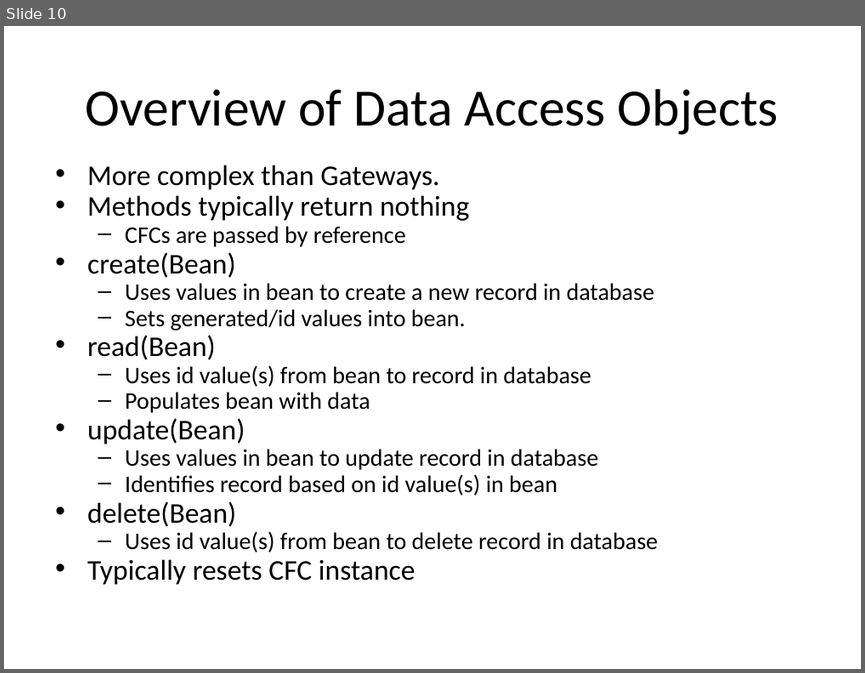
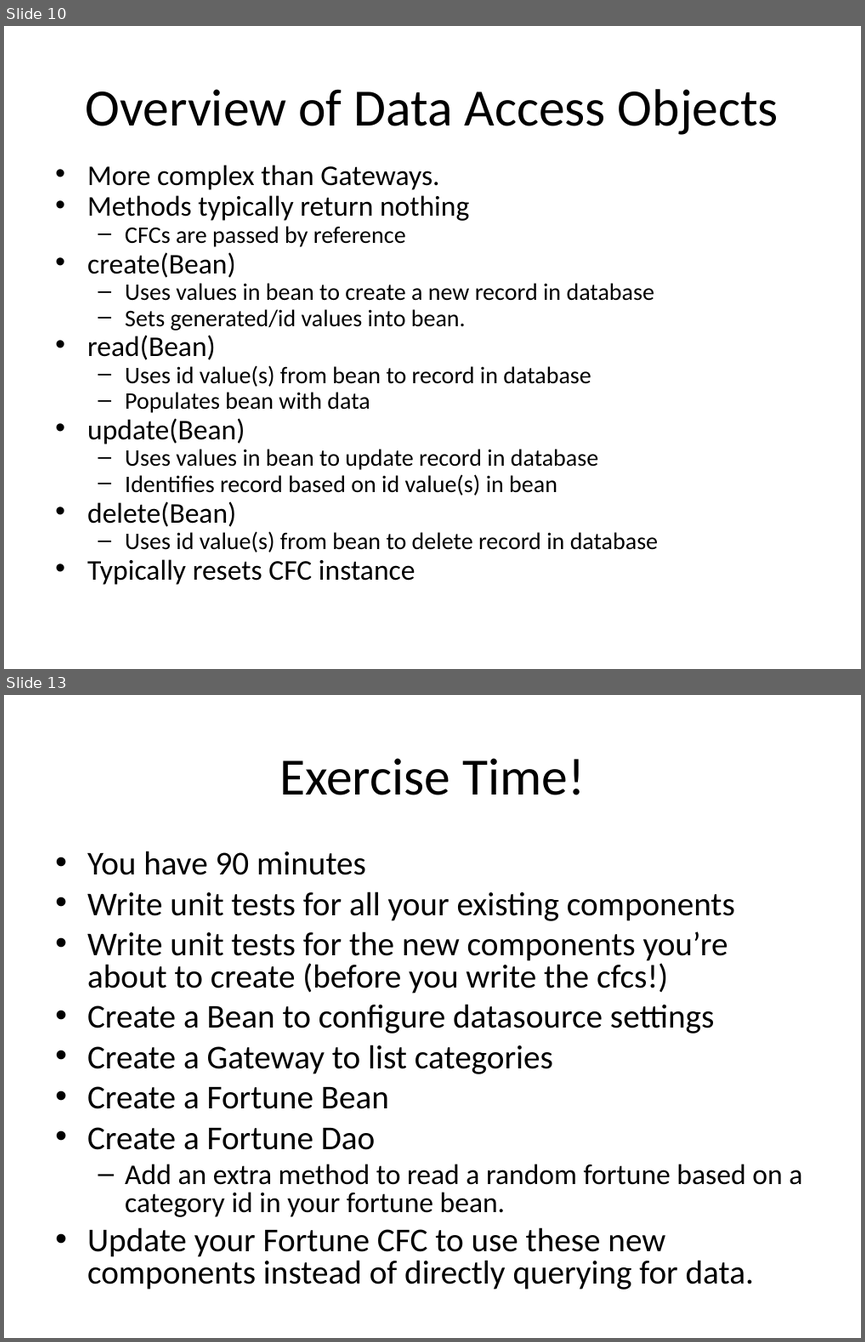
Before and after one commit to dhughes/OldPresentations, a slide deck: Trunk/Model-Glue 3 Day For Teratech/documents/Data Access Design Patterns.ppt. Shown one above the other, each under a label of ours: slide 10 before the commit, slides 10 and 13 after it; the slides between them are not shown. The pictures are 865x673 and 865x1342 pixels, drawn with LibreOffice and Linux fonts; fonts in the diff are those of the drawing; background and template pictures are left out. Boxes give left, top, right and bottom in pixels: in the first picture for what was removed or moved away, otherwise in the second. Text is boxed around its words. In the diff, an @@ line names an element or a change of style, - is before the commit and + after.

```diff
--- a/Trunk/Model-Glue 3 Day For Teratech/documents/Data Access Design Patterns.ppt
+++ b/Trunk/Model-Glue 3 Day For Teratech/documents/Data Access Design Patterns.ppt
@@ slide 13 added at [4, 695, 861, 1338], background picture (left out) @@
@@ title added at [279, 758, 585, 795], 44 pt, text #000000 @@
+Exercise Time!
@@ text added at [87, 851, 802, 1289], 28 pt, text #000000 @@
+• You have 90 minutes
+• Write unit tests for all your existing components
+• Write unit tests for the new components you’re about to create (before you write the cfcs!)
+• Create a Bean to configure datasource settings
+• Create a Gateway to list categories
+• Create a Fortune Bean
+• Create a Fortune Dao
+  – Add an extra method to read a random fortune based on a category id in your fortune bean.
+• Update your Fortune CFC to use these new components instead of directly querying for data.
```
Also in this commit, not shown: 1 slide changed, 2 other slides added, 3 other files.
